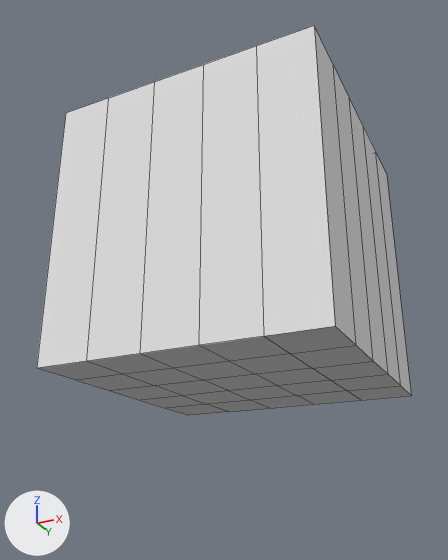
Renders of the Blender file Assets/LeapMotionModules/GraphicRenderer/Models/GuiCube.blend from each side of a commit.
Rendered twice from a 50 mm lens placed at (1.86, -4.0, -0.98), pointed at (-0.07, -0.15, 0.75). The axes (+X, +Y, +Z) are drawn at lower left. The lights are the same throughout. Mesh edges are drawn as thin lines.
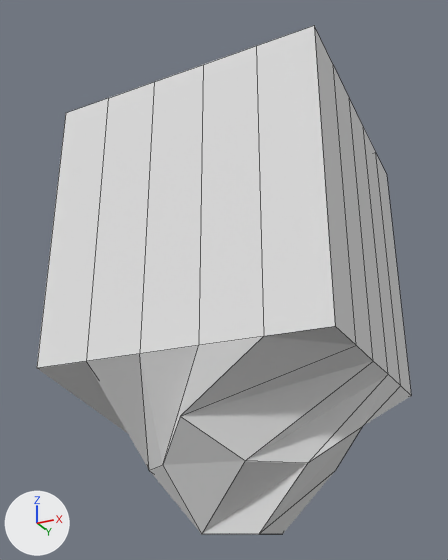
The newer file adds a shape key; the second version is drawn at full value of the shape key 'Key 1' of 'Cube', and the change is written as the vertex moves it makes.

Scene script edits in JSON lines:
```json
{"block": "me_cube", "where": "me_cube.from_pydata(...)  # 72 vertices, 70 faces; spans x -1.0..1.0, y -1.0..1.0, z 0.0..2.0"}
{"block": "me_cube", "where": "# used by ob_cube; location = (0.0, 0.0, 0.0)"}
{"block": "me_cube", "change": "me_cube part 1"}
{"op": "set", "path": "me_cube.vertices[8].co", "old": "(0.6, -0.6, 0.0)", "new": "(0.0, -0.85, -0.36)", "note": "pixel (290, 353) -> pixel (180, 416)"}
{"op": "set", "path": "me_cube.vertices[9].co", "old": "(0.2, -0.6, 0.0)", "new": "(-0.28, -0.57, -0.6)", "note": "pixel (229, 361) -> pixel (162, 465)"}
{"op": "set", "path": "me_cube.vertices[10].co", "old": "(-0.2, -0.6, 0.0)", "new": "(-0.57, -0.28, -0.6)", "note": "pixel (174, 368) -> pixel (149, 470)"}
{"op": "set", "path": "me_cube.vertices[11].co", "old": "(-0.6, -0.6, 0.0)", "new": "(-0.85, 0.0, -0.36)", "note": "pixel (123, 374) -> not seen"}
{"op": "set", "path": "me_cube.vertices[12].co", "old": "(0.6, 0.2, 0.0)", "new": "(0.57, -0.28, -0.6)", "note": "pixel (330, 380) -> pixel (307, 463)"}
{"op": "set", "path": "me_cube.vertices[13].co", "old": "(0.2, 0.2, 0.0)", "new": "(0.2, -0.2, -1.0)", "note": "pixel (277, 385) -> pixel (258, 534)"}
{"op": "set", "path": "me_cube.vertices[14].co", "old": "(-0.2, 0.2, 0.0)", "new": "(0.2, 0.2, -1.0)", "note": "pixel (228, 390) -> pixel (282, 534)"}
{"op": "set", "path": "me_cube.vertices[15].co", "old": "(-0.6, 0.2, 0.0)", "new": "(-0.28, 0.57, -0.6)", "note": "pixel (182, 395) -> not seen"}
{"op": "set", "path": "me_cube.vertices[16].co", "old": "(0.6, 0.6, 0.0)", "new": "(0.85, 0.0, -0.36)", "note": "pixel (347, 390) -> pixel (362, 426)"}
{"op": "set", "path": "me_cube.vertices[17].co", "old": "(0.2, 0.6, 0.0)", "new": "(0.57, 0.28, -0.6)", "note": "pixel (297, 395) -> pixel (335, 470)"}
{"op": "set", "path": "me_cube.vertices[18].co", "old": "(-0.2, 0.6, 0.0)", "new": "(0.28, 0.57, -0.6)", "note": "pixel (250, 400) -> not seen"}
{"op": "set", "path": "me_cube.vertices[19].co", "old": "(-0.6, 0.6, 0.0)", "new": "(0.0, 0.85, -0.36)", "note": "pixel (206, 404) -> not seen"}
{"op": "set", "path": "me_cube.vertices[20].co", "old": "(0.6, -0.2, 0.0)", "new": "(0.28, -0.57, -0.6)", "note": "pixel (312, 368) -> pixel (245, 460)"}
{"op": "set", "path": "me_cube.vertices[21].co", "old": "(0.2, -0.2, 0.0)", "new": "(-0.2, -0.2, -1.0)", "note": "pixel (255, 374) -> pixel (201, 534)"}
{"op": "set", "path": "me_cube.vertices[22].co", "old": "(-0.2, -0.2, 0.0)", "new": "(-0.2, 0.2, -1.0)", "note": "pixel (203, 380) -> pixel (229, 533)"}
{"op": "set", "path": "me_cube.vertices[23].co", "old": "(-0.6, -0.2, 0.0)", "new": "(-0.57, 0.28, -0.6)", "note": "pixel (155, 385) -> not seen"}
```

Boxes [x1, y1, x2, y2] around the edits, measured in the pictures (448 x 560 px; the box of a moved part takes in the faces that stretch with it):
```json
{"object": "Cube", "change": "reshaped", "before": [37, 26, 411, 415], "after": [37, 26, 411, 534], "on screen": "31% taller"}
{"part": 1, "of": "me_cube", "change": "moved or reshaped", "before": [38, 326, 411, 415], "after": [37, 326, 411, 534]}
```
